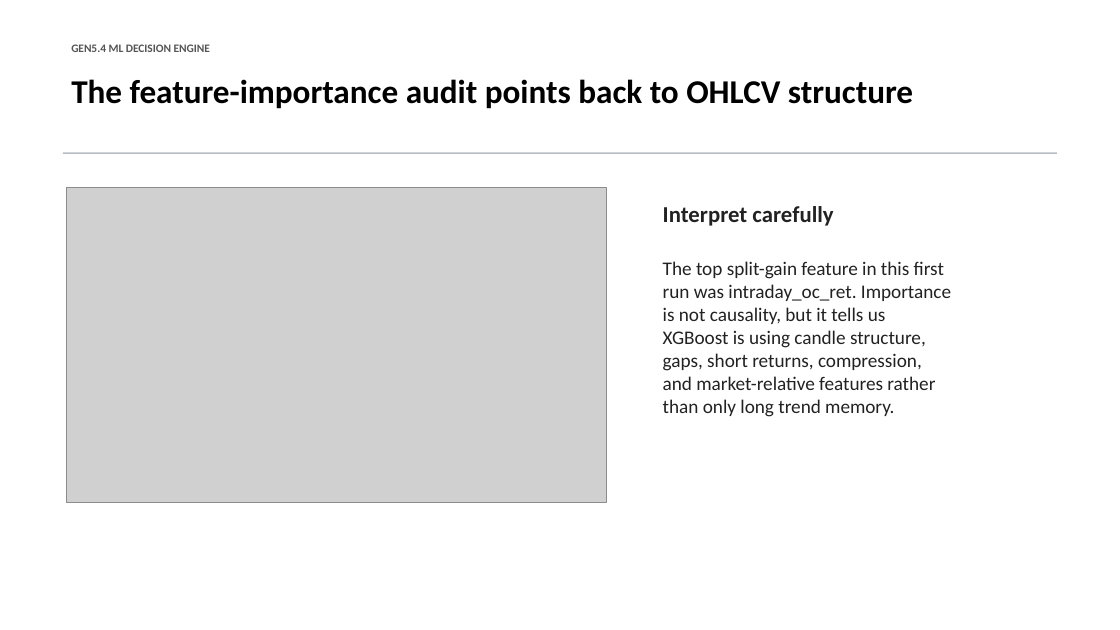
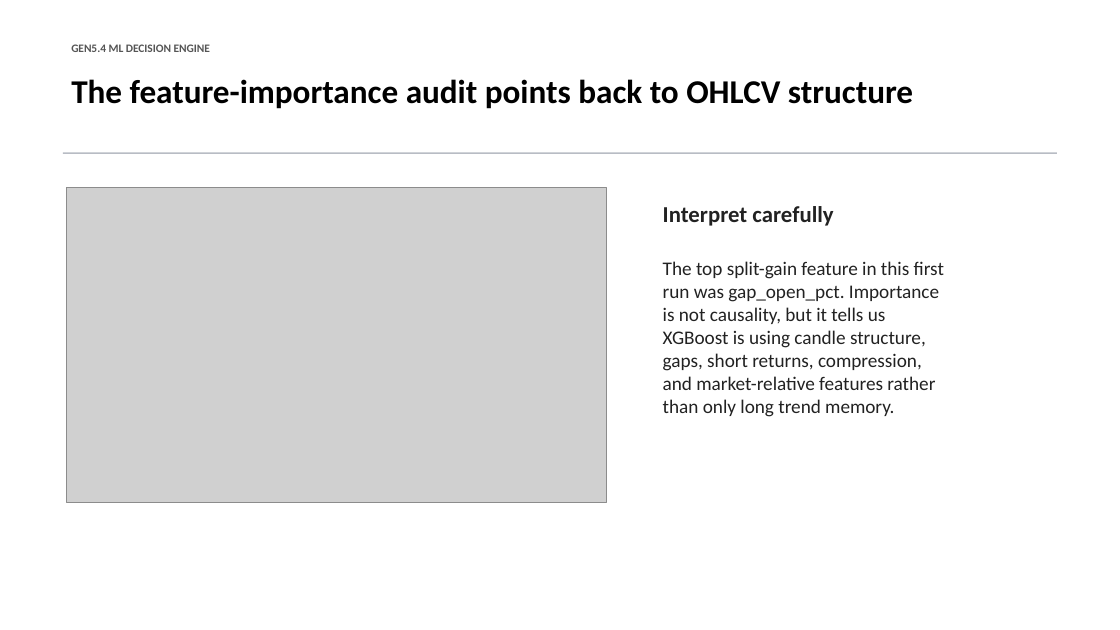
Before and after one commit to Francisc0Franc0/Time-Series-Modeling-Gen5, a slide deck: slide 35 of presentations/gen5_4_ml_decision_engine_incremental_build.pptx. Drawn at 1120x630 pixels with LibreOffice and Linux fonts; fonts in the diff are those of the drawing; grey boxes stand for pictures. Boxes give left, top, right and bottom in pixels: in the first picture for what was removed or moved away, otherwise in the second. Text is boxed around its words. In the diff, an @@ line names an element or a change of style, - is before the commit and + after.

Commit message:
Add Gen5.4 XGBoost parameter diagnostic

```diff
--- a/presentations/gen5_4_ml_decision_engine_incremental_build.pptx
+++ b/presentations/gen5_4_ml_decision_engine_incremental_build.pptx
@@ text at <box>663,261,944,417</box>: text changed @@
-The top split-gain feature in this first run was intraday_oc_ret. Importance is not causality, but it tells us XGBoost is using candle structure, gaps, short returns, compression, and market-relative features rather than only long trend memory.
+The top split-gain feature in this first run was gap_open_pct. Importance is not causality, but it tells us XGBoost is using candle structure, gaps, short returns, compression, and market-relative features rather than only long trend memory.
```
Also in this commit, not shown: 4 other slides changed, 8 slides added, 6 other files.
